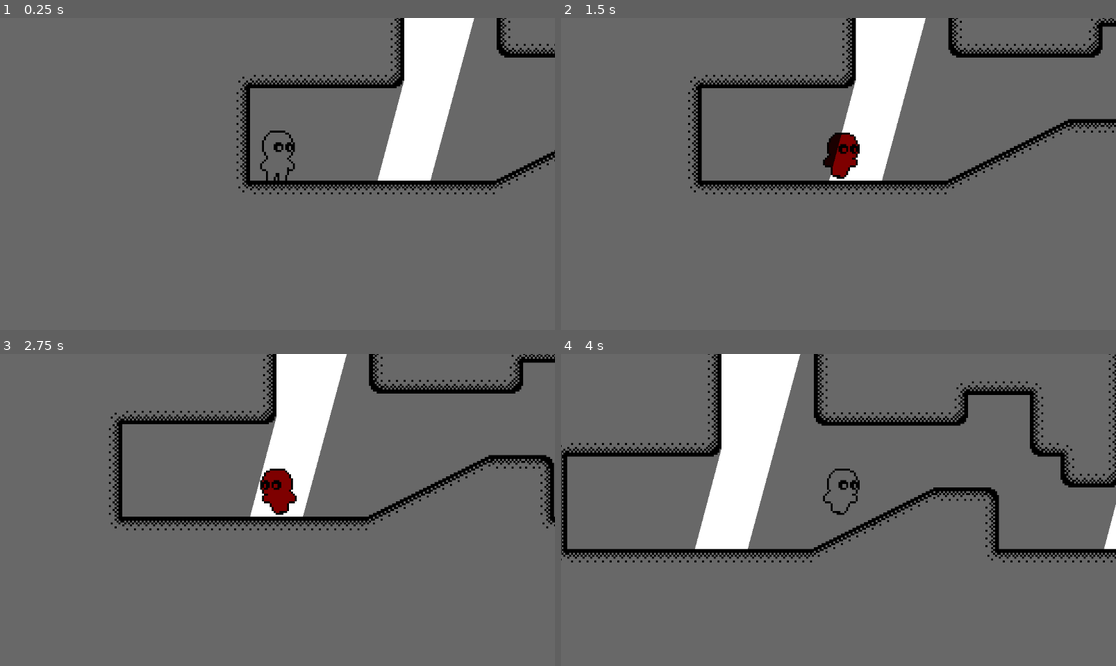
Above: before the commit, frames 1-4 (two rows, left to right).
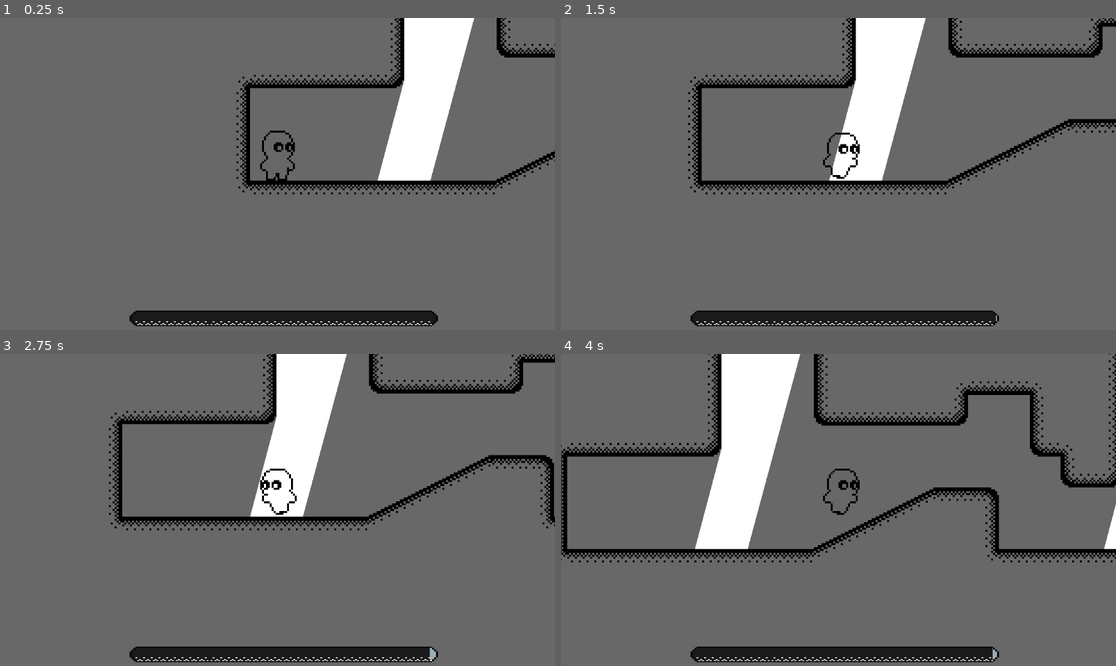
Above: after the commit, the same moments.

Repository: AyaPK/stylised-sidescroller
Game: Godot game, scene res://scenes/main.tscn
Two runs of this game, one before a commit and one after it. Both use one fixed random seed, a clock stepped at 60 frames per second and the inputs below.
Inputs:
- Up to frame 1 (0.25 s): no input
- Up to frame 2 (1.5 s): hold Right (ui_right) from 0.53 s (still down); tap Up (ui_up) at 0.77 s
- Up to frame 3 (2.75 s): tap Up (ui_up) at 1.52 s; release Right (ui_right) at 2.03 s; hold Left (ui_left) from 2.03 s (still down)
- Up to frame 4 (4 s): release Left (ui_left) at 2.78 s; hold Right (ui_right) from 2.78 s (still down); tap Up (ui_up) at 3.02, 3.77 s

The runs differ from the first frame. In frame 1, 2.8% of the frame differs, in the area x 23-79%, y 51-99%; in frame 2, 3.3%, in the area x 23-79%, y 37-99%; in frame 3, 3.3%; in frame 4, 2.8%.

Commit message:
Get hurt when hit by light

Diff:
--- a/player/scripts/player.gd
+++ b/player/scripts/player.gd
@@ -31,6 +31,6 @@
 	move_and_slide()
 
 	if light_detector.hit_by_light:
-		modulate = Color(0.25, 0, 0)
+		Ui.remove_health()
 	else:
-		modulate = Color(1, 1, 1)
+		Ui.add_health()
--- a/project.godot
+++ b/project.godot
@@ -13,6 +13,11 @@
 config/name="AmbientSidescroller"
 run/main_scene="uid://dn7b1rx7mvy6y"
 config/features=PackedStringArray("4.4", "Forward Plus")
+run/max_fps=60
+
+[autoload]
+
+Ui="*res://scenes/UI.tscn"
 
 [layer_names]
 
--- /dev/null
+++ b/scenes/UI.tscn
@@ -0,0 +1,21 @@
+[gd_scene load_steps=5 format=3 uid="uid://c52cila0v85er"]
+
+[ext_resource type="Script" uid="uid://dofm84mvaoh4k" path="res://scripts/ui.gd" id="1_dj8aq"]
+[ext_resource type="Texture2D" uid="uid://b0r5hfbn86a6p" path="res://assets/art/progress_bar_base_over.png" id="2_5en4g"]
+[ext_resource type="Texture2D" uid="uid://b62il6uk58to3" path="res://assets/art/progress_bar_base.png" id="2_ro3t7"]
+[ext_resource type="Texture2D" uid="uid://bl76h3xudi18v" path="res://assets/art/progress_bar_base_under.png" id="2_ua6yw"]
+
+[node name="UI" type="CanvasLayer"]
+script = ExtResource("1_dj8aq")
+
+[node name="ProgressBar" type="TextureProgressBar" parent="."]
+offset_left = 269.0
+offset_top = 608.0
+offset_right = 909.0
+offset_bottom = 640.0
+max_value = 500.0
+value = 500.0
+rounded = true
+texture_under = ExtResource("2_ua6yw")
+texture_over = ExtResource("2_5en4g")
+texture_progress = ExtResource("2_ro3t7")
--- /dev/null
+++ b/scripts/ui.gd
@@ -0,0 +1,10 @@
+extends CanvasLayer
+
+@onready var progress_bar: TextureProgressBar = $ProgressBar
+
+
+func remove_health() -> void:
+	progress_bar.value -= 1
+
+func add_health() -> void:
+	progress_bar.value += 1
Binary file added: assets/art/progress_bar_base.png
Not shown, added: assets/art/progress_bar_base.png.import
Binary file added: assets/art/progress_bar_base_over.png
Not shown, added: assets/art/progress_bar_base_over.png.import
Binary file added: assets/art/progress_bar_base_under.png
Not shown, added: assets/art/progress_bar_base_under.png.import
Binary file changed: assets/art/white_monster.png
Not shown, added: scripts/ui.gd.uid
